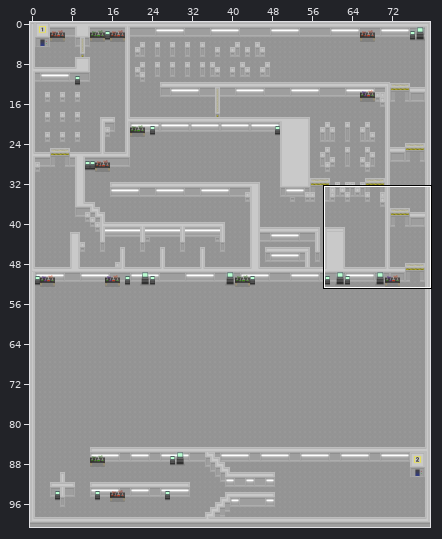
Tiled map, stored at core/assets/maps/level-1.tmx. Above: a wide view before the commit, with the close-up outlined.
Close-up. Earlier state:
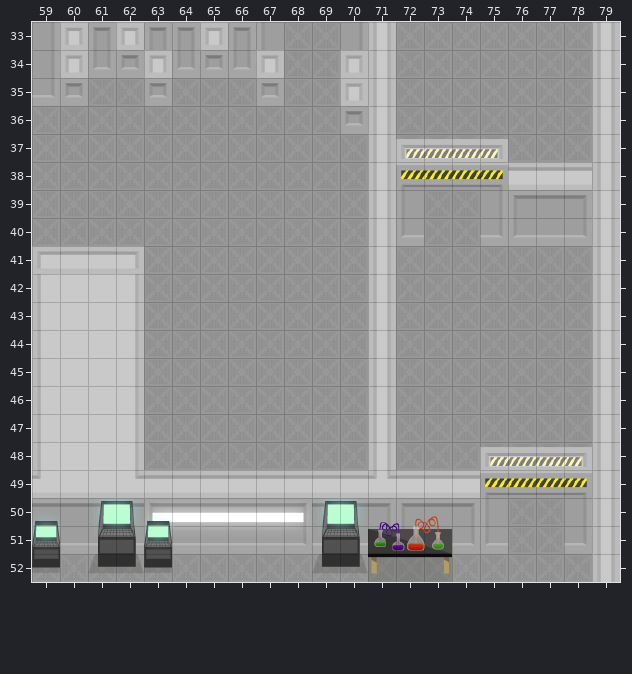
Cells are 32x32 px. Shown: x 59..79, y 33..52. The commit also changed other parts of the map, which this record leaves out. Tiles whose own drawing changed are shown in their newer look in all pictures.
And afterwards:
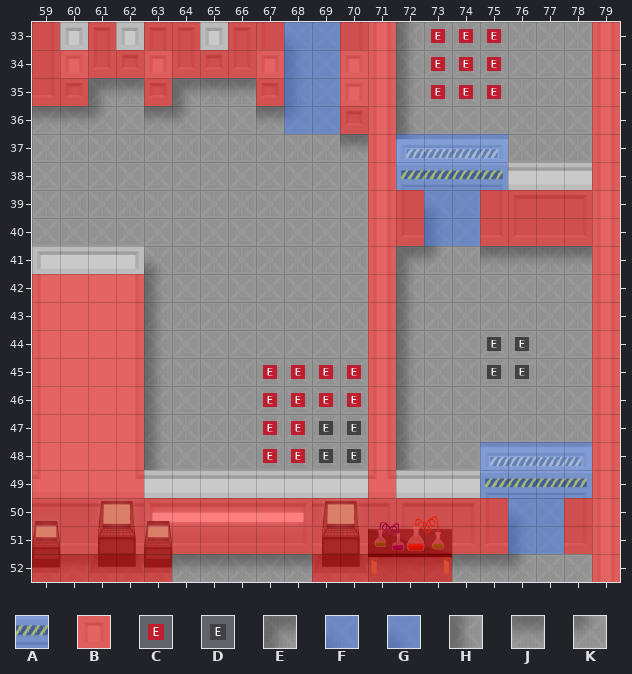
Key: from "collisions": A 4, B 5; from "meta": C 6, D 7; from "terrain": E 21, F 59, G 92, H 110, J 127, K 128.
_ is an empty cell.
Tiles of an added or newly shown layer are drawn over the layers below it.
See-through tiles are keyed as they look on the map.
The edit:
Layer "Shadow":
y 33: x 68 _ -> F; x 72 _ -> H
y 34: x 68 _ -> H; x 72 _ -> H
y 35: x 61..62 __ -> EJ; x 64..66 ___ -> EJJ; x 68 _ -> H; x 72 _ -> H
y 36: x 59..61 ___ -> JJK; x 63..64 __ -> JK; x 67..68 __ -> JK; x 72 _ -> H
y 37: x 70 _ -> J; x 72 _ -> H
y 39: x 73 _ -> G
y 40: x 73 _ -> H
y 41: x 63 _ -> G; x 72..73 __ -> EK; x 75..78 ____ -> JJJJ
y 42..48: x 63 _ -> H; x 72 _ -> H
y 50: x 76 _ -> G
y 51: x 76 _ -> H
y 52: x 59..76 __________________ -> JJJJJJJJJJJJJJJJJK
Layer "Collisions" (now shown):
y 33: x 59 _ -> B; x 61 _ -> B; x 63..64 __ -> BB; x 66..71 ______ -> BBAABB; x 79 _ -> B
y 34: x 59..71 _____________ -> BBBBBBBBBAABB; x 79 _ -> B
y 35: x 59..60 __ -> BB; x 63 _ -> B; x 67..71 _____ -> BAABB; x 79 _ -> B
y 36: x 68..71 ____ -> AABB; x 79 _ -> B
y 37..38: x 71..75 _____ -> BAAAA; x 79 _ -> B
y 39..40: x 71..79 _________ -> BBAABBBBB
y 41: x 71 _ -> B; x 79 _ -> B
y 42..47: x 59..62 ____ -> BBBB; x 71 _ -> B; x 79 _ -> B
y 48..49: x 59..62 ____ -> BBBB; x 71 _ -> B; x 75..79 _____ -> AAAAB
y 50..51: x 59..79 _____________________ -> BBBBBBBBBBBBBBBBBAABB
y 52: x 59..63 _____ -> BBBBB; x 69..73 _____ -> BBBBB; x 79 _ -> B
Layer "Meta" (now shown):
y 33..35: x 73..75 ___ -> CCC
y 44: x 75..76 __ -> DD
y 45: x 67..70 ____ -> CCCC; x 75..76 __ -> DD
y 46: x 67..70 ____ -> CCCC
y 47..48: x 67..70 ____ -> CCDD
